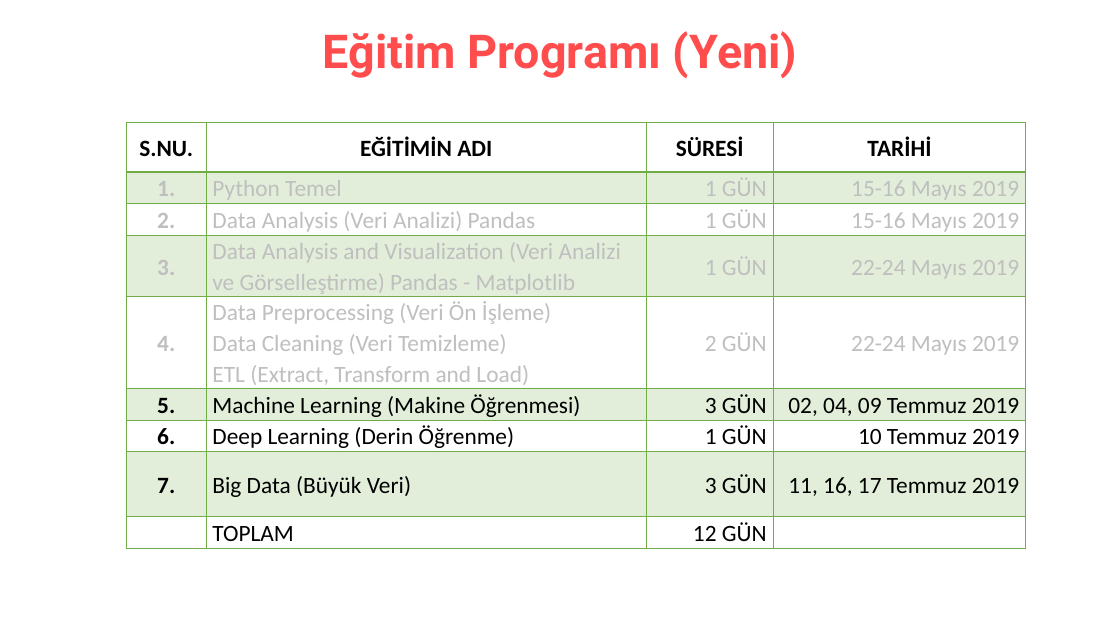
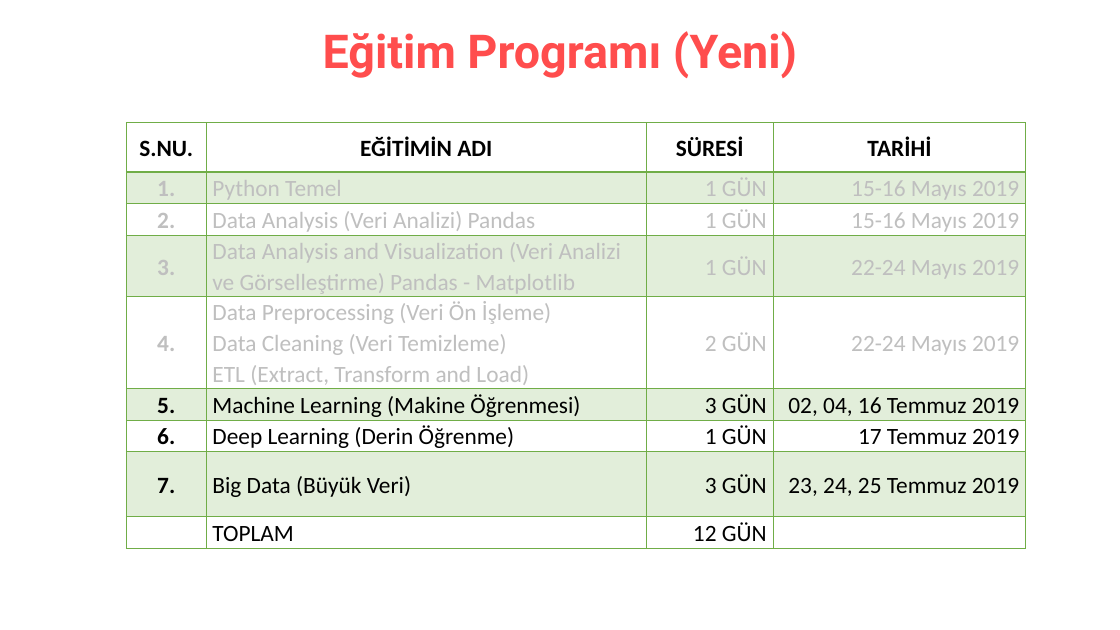
Before and after one commit to erkansirin78/preprocessing-analysis-ml-dl-big-data, a slide deck: slide 6 of acilis_sunumu.pptx. Drawn at 1120x630 pixels with LibreOffice and Linux fonts; fonts in the diff are those of the drawing. Boxes give left, top, right and bottom in pixels: in the first picture for what was removed or moved away, otherwise in the second. Text is boxed around its words. In the diff, an @@ line names an element or a change of style, - is before the commit and + after.

```diff
--- a/acilis_sunumu.pptx
+++ b/acilis_sunumu.pptx
@@ table at box(127, 123, 1027, 545) @@
-row 6, column 4: 02, 04, 09 Temmuz 2019
+row 6, column 4: 02, 04, 16 Temmuz 2019
-row 7, column 4: 10 Temmuz 2019
+row 7, column 4: 17 Temmuz 2019
-row 8, column 4: 11, 16, 17 Temmuz 2019
+row 8, column 4: 23, 24, 25 Temmuz 2019
```
Also in this commit, not shown: 9 other files.
